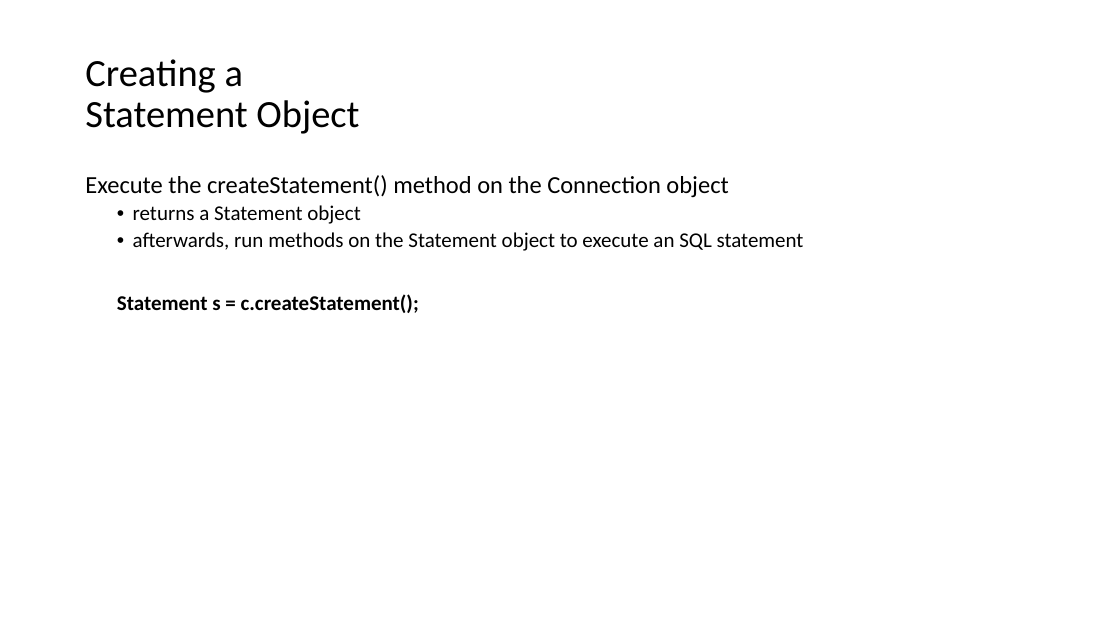
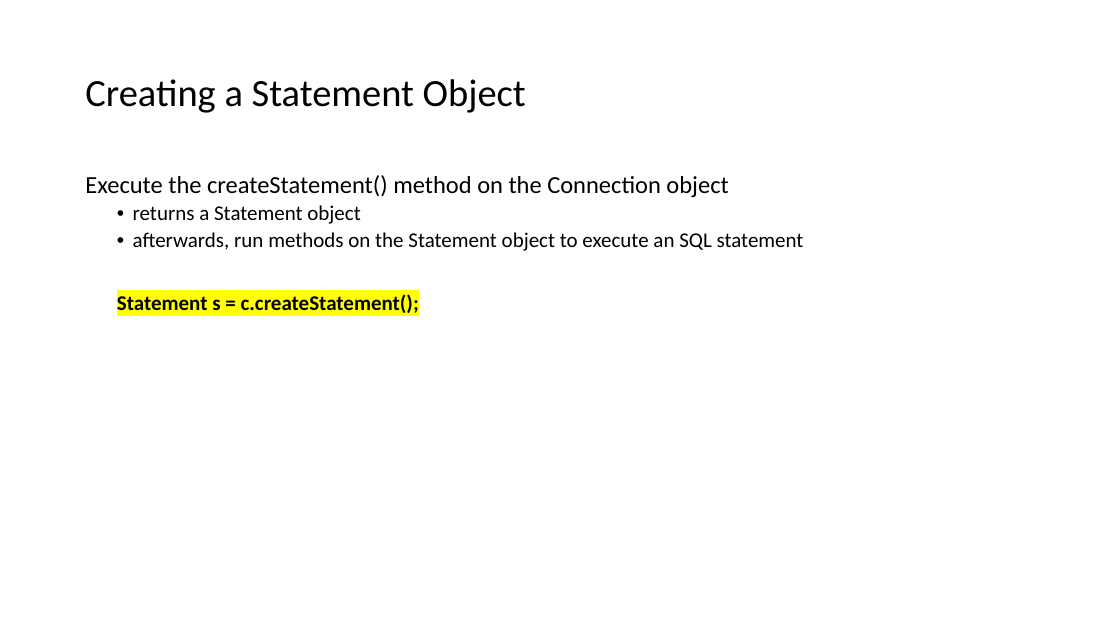
Before and after one commit to isp-cluj/fms-jdbc-demo, a slide deck: slide 9 of docs/Java - Working with databases using JDBC.pptx. Drawn at 1120x630 pixels with LibreOffice and Linux fonts; fonts in the diff are those of the drawing. Boxes give left, top, right and bottom in pixels: in the first picture for what was removed or moved away, otherwise in the second. Text is boxed around its words. In the diff, an @@ line names an element or a change of style, - is before the commit and + after.

```diff
--- a/docs/Java - Working with databases using JDBC.pptx
+++ b/docs/Java - Working with databases using JDBC.pptx
@@ title "Creating a Statement Object" rewrapped from (85,59,359,134) to (85,79,526,113) @@
@@ text at (117,294,419,313): highlight none to #FFFF00 in "Statement s = c.createStatement();" @@
```
Also in this commit, not shown: 5 other slides changed, 1 other file.
